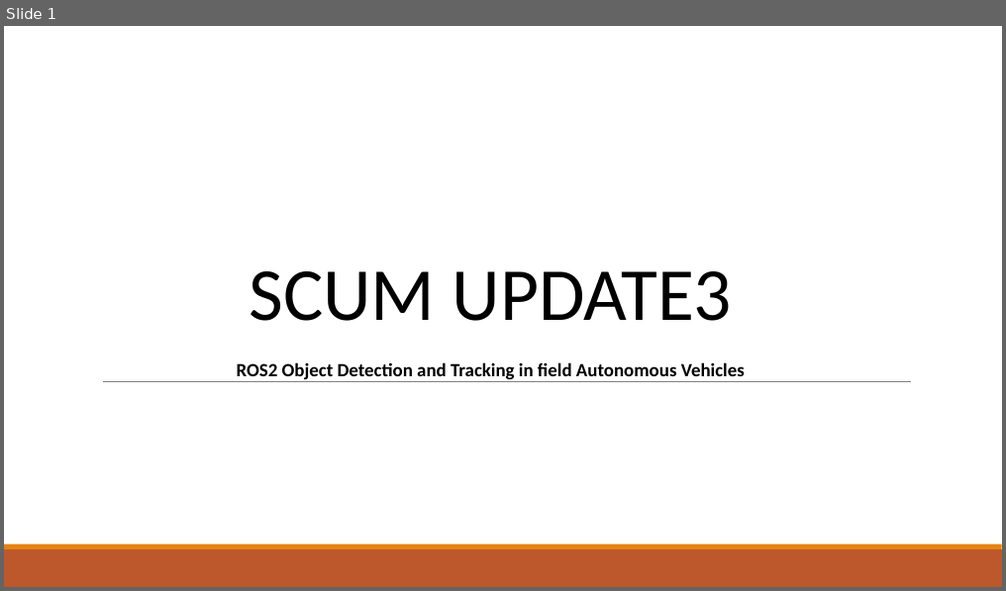
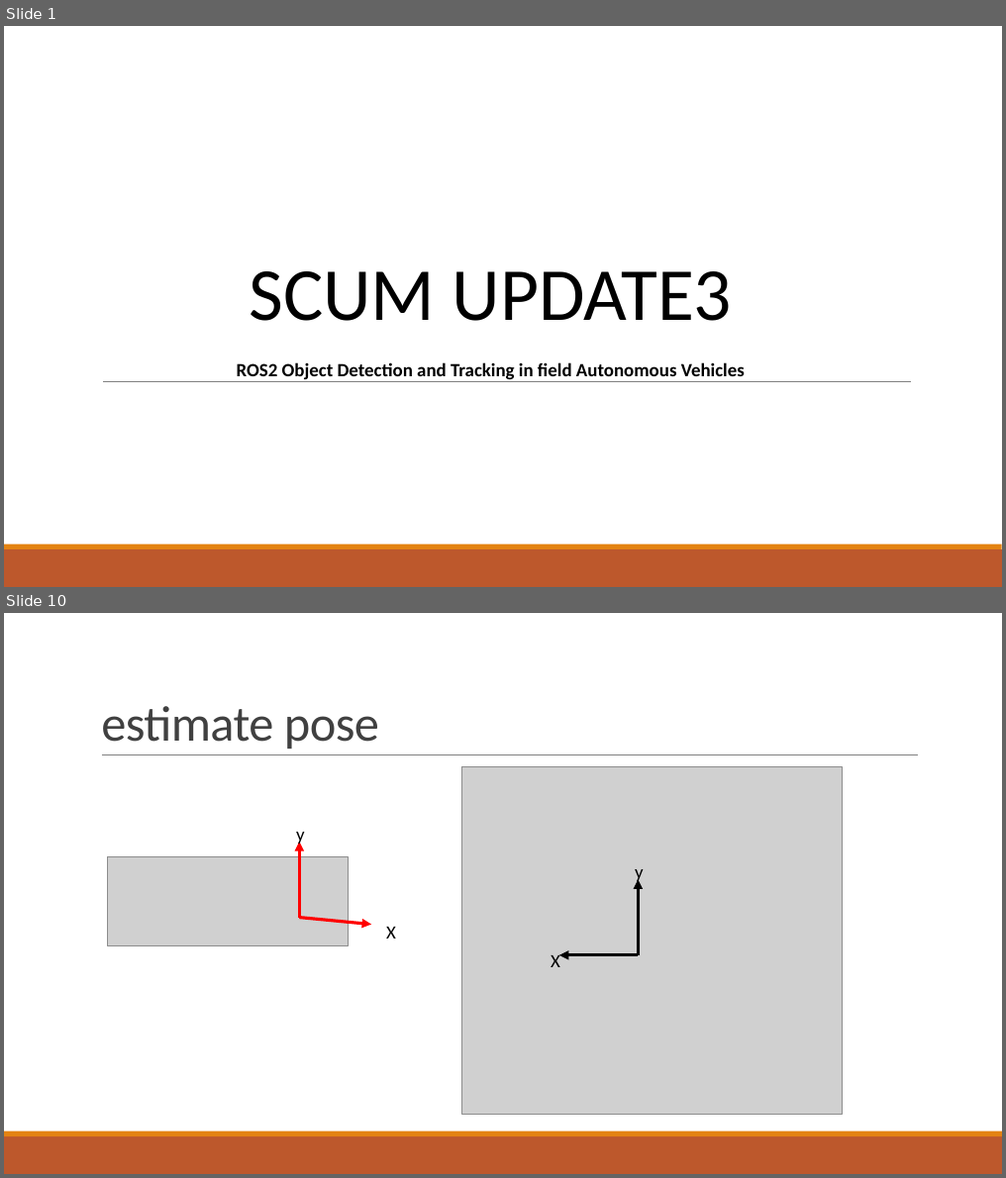
Before and after one commit to pound03/FRA361-ROBOTICS-STUDIO-IV-OPEN-TOPICS, a slide deck: doc/scrum/scrum2/scurm 3.pptx. Shown one above the other, each under a label of ours: slide 1 before the commit, slides 1 and 10 after it; the slides between them are not shown. The pictures are 1006x591 and 1006x1178 pixels, drawn with LibreOffice and Linux fonts; fonts in the diff are those of the drawing; grey boxes stand for pictures. Boxes give left, top, right and bottom in pixels: in the first picture for what was removed or moved away, otherwise in the second. Text is boxed around its words. In the diff, an @@ line names an element or a change of style, - is before the commit and + after.

```diff
--- a/doc/scrum/scrum2/scurm 3.pptx
+++ b/doc/scrum/scrum2/scurm 3.pptx
@@ slide 10 added at (x1=4, y1=613, x2=1002, y2=1174), background #FFFFFF; not listed: 2 template elements that a slide beside it also shows @@
@@ title added at (x1=101, y1=706, x2=379, y2=749), 48 pt, text #404040 @@
+estimate pose
@@ line added from (102, 756) to (918, 756), #808080 0.5 pt @@
@@ text added at (x1=296, y1=832, x2=305, y2=846), 18 pt, text #000000 @@
+y
@@ arrow added from (300, 918) to (300, 842), #FF0000 3 pt @@
@@ picture added at (x1=108, y1=857, x2=349, y2=947) @@
@@ arrow added from (300, 918) to (371, 925), #FF0000 3 pt @@
@@ text added at (x1=386, y1=927, x2=396, y2=939), 18 pt, text #000000 @@
+X
@@ group added at (x1=462, y1=766, x2=842, y2=1114): 2 arrows, 2 texts, 1 picture @@
+y
+X
```
Also in this commit, not shown: 1 slide changed, 11 other slides added, 3 slides removed, 2 other files.
